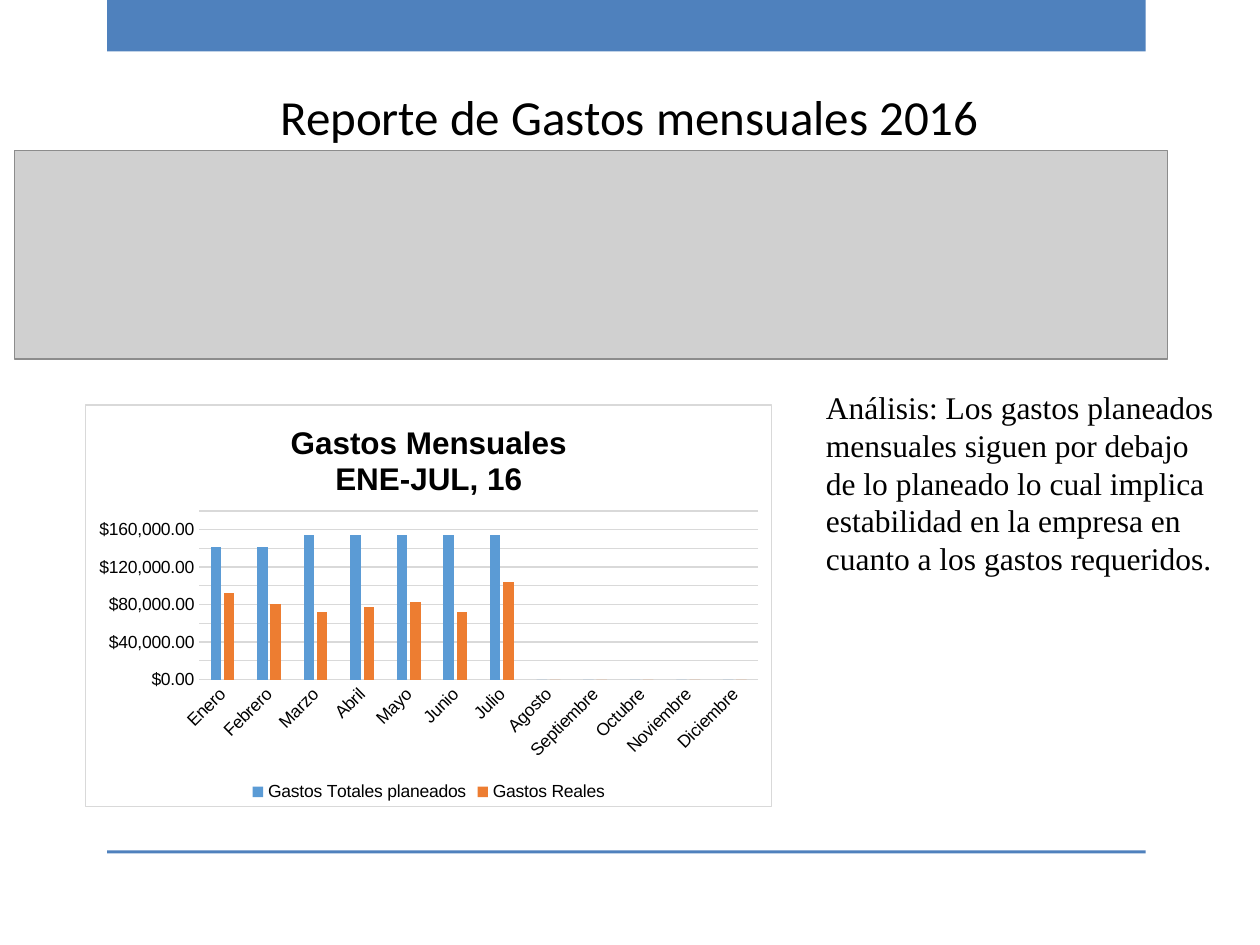
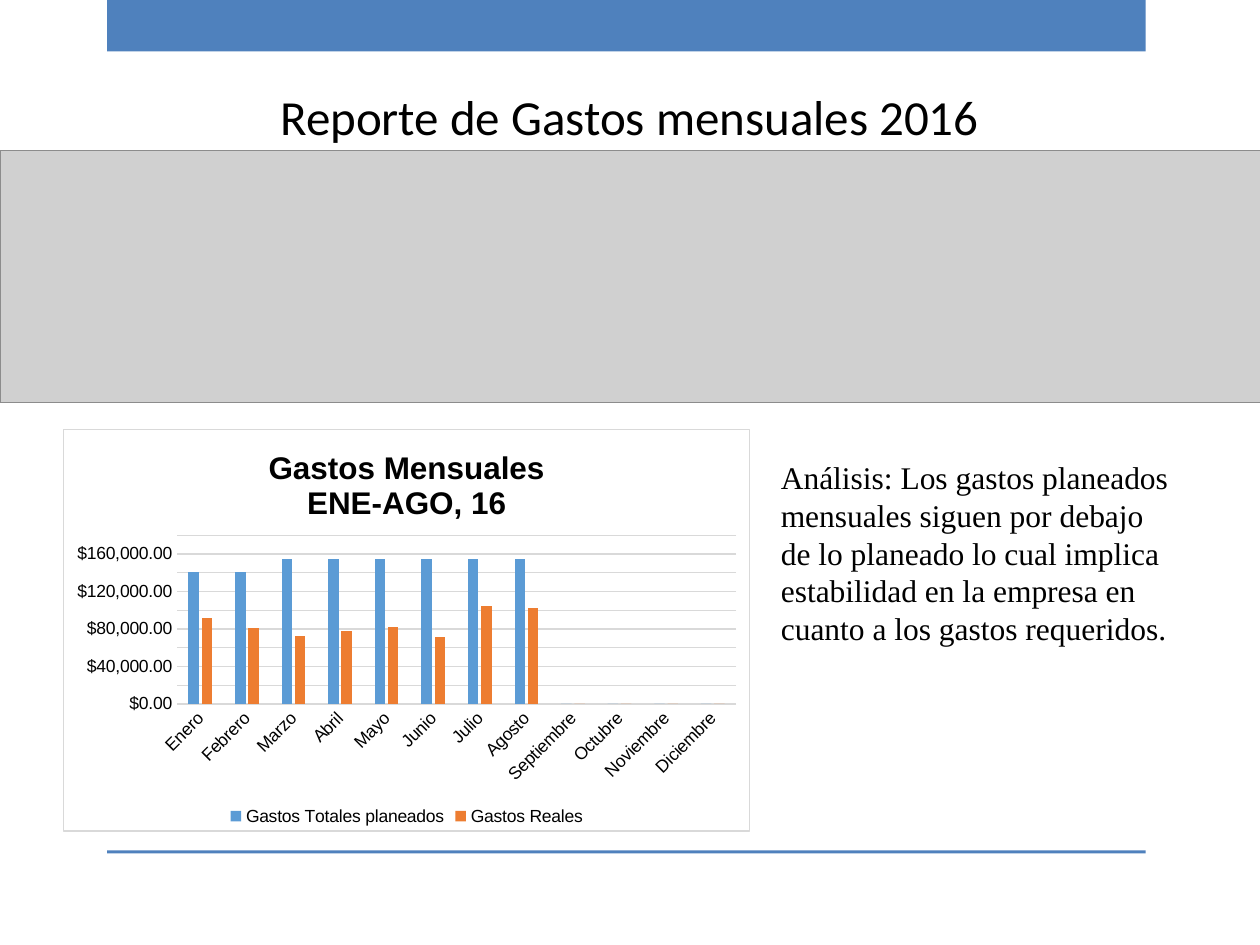
Before and after one commit to ricardo-novelasos/SOSQTP, a slide deck: slide 4 of Proyectos/2016/Métricas y monitoreo/Reporte_monitoreo_2016.pptx. Drawn at 1260x945 pixels with LibreOffice and Linux fonts; fonts in the diff are those of the drawing; grey boxes stand for pictures; background and template pictures are left out. Boxes give left, top, right and bottom in pixels: in the first picture for what was removed or moved away, otherwise in the second. Text is boxed around its words. In the diff, an @@ line names an element or a change of style, - is before the commit and + after.

Commit message:
Monitoreo Agosto, 2016

```diff
--- a/Proyectos/2016/Métricas y monitoreo/Reporte_monitoreo_2016.pptx
+++ b/Proyectos/2016/Métricas y monitoreo/Reporte_monitoreo_2016.pptx
@@ picture resized from (x1=15, y1=151, x2=1168, y2=359) to (x1=0, y1=150, x2=1260, y2=402) @@
@@ column chart at (x1=63, y1=428, x2=751, y2=832) @@
@@ title "Gastos Mensuales ENE-JUL, 16" to "Gastos Mensuales ENE-AGO, 16" @@
@@ Gastos Totales planeados, Agosto: 0 to 154000 @@
@@ Gastos Reales, Agosto: 0 to 102000 @@
@@ column chart moved from (x1=86, y1=404, x2=774, y2=808) to (x1=63, y1=428, x2=751, y2=832) @@
@@ text "Análisis: Los gastos planeados mensuales ..." moved from (x1=826, y1=397, x2=1213, y2=577) to (x1=781, y1=467, x2=1168, y2=647) @@
```
Also in this commit, not shown: 20 other slides changed, 1 other file.
